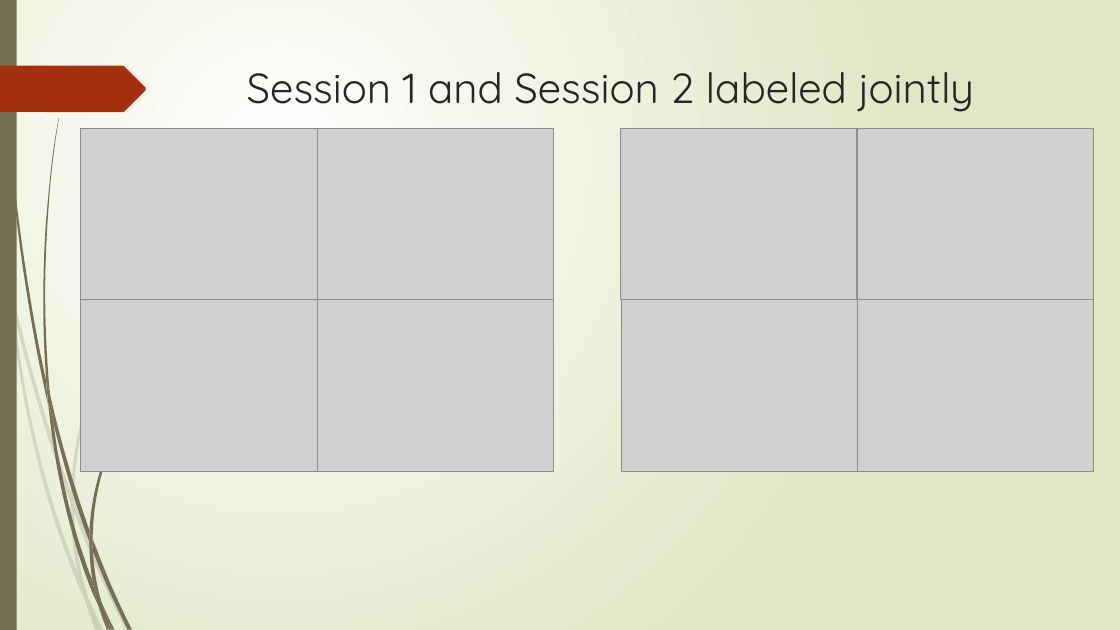
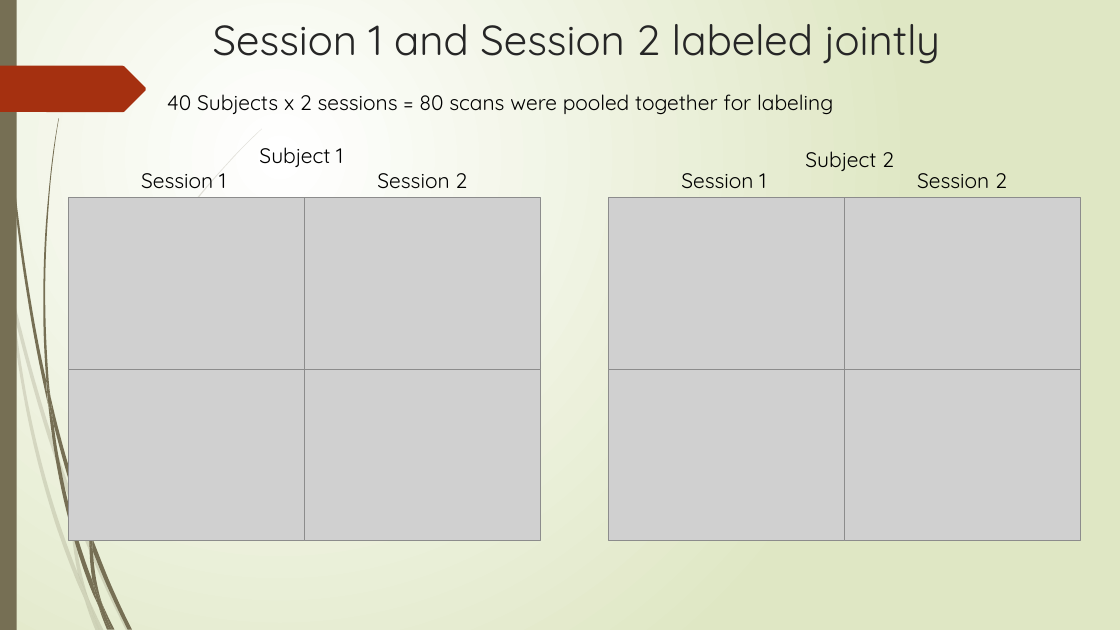
Before and after one commit to ajoshiusc/cortical_parcellation, a slide deck: slide 10 of docs/brain_sync.pptx (slide 9 before the commit). Drawn at 1120x630 pixels with LibreOffice and Linux fonts; fonts in the diff are those of the drawing; grey boxes stand for pictures. Boxes give left, top, right and bottom in pixels: in the first picture for what was removed or moved away, otherwise in the second. Text is boxed around its words. In the diff, an @@ line names an element or a change of style, - is before the commit and + after.

```diff
--- a/docs/brain_sync.pptx
+++ b/docs/brain_sync.pptx
@@ title "Session 1 and Session 2 ...": place and size @@
-title "Session 1 and Session 2 ..." at (247, 72, 973, 112)
+title "Session 1 and Session 2 ..." at (213, 24, 939, 64)
@@ text added at (167, 94, 833, 115), 18 pt, text #000000 @@
+40 Subjects x 2 sessions = 80 scans were pooled together for labeling
@@ text added at (259, 147, 343, 167), 18 pt, text #000000 @@
+Subject 1
@@ text added at (141, 173, 226, 189), 18 pt, text #000000 @@
+Session 1
@@ text added at (377, 173, 467, 189), 18 pt, text #000000 @@
+Session 2
@@ text added at (681, 173, 766, 189), 18 pt, text #000000 @@
+Session 1
@@ text added at (805, 151, 894, 171), 18 pt, text #000000 @@
+Subject 2
@@ text added at (917, 173, 1007, 189), 18 pt, text #000000 @@
+Session 2
@@ 8 pictures: place and size @@
-8 pictures at (81, 129, 1093, 471)
+8 pictures at (68, 197, 1081, 541)
@@ freeform shape removed at (71, 492, 74, 513) @@
```
Also in this commit, not shown: 8 other slides changed, 3 slides added, 2 slides removed, 5 other files.
